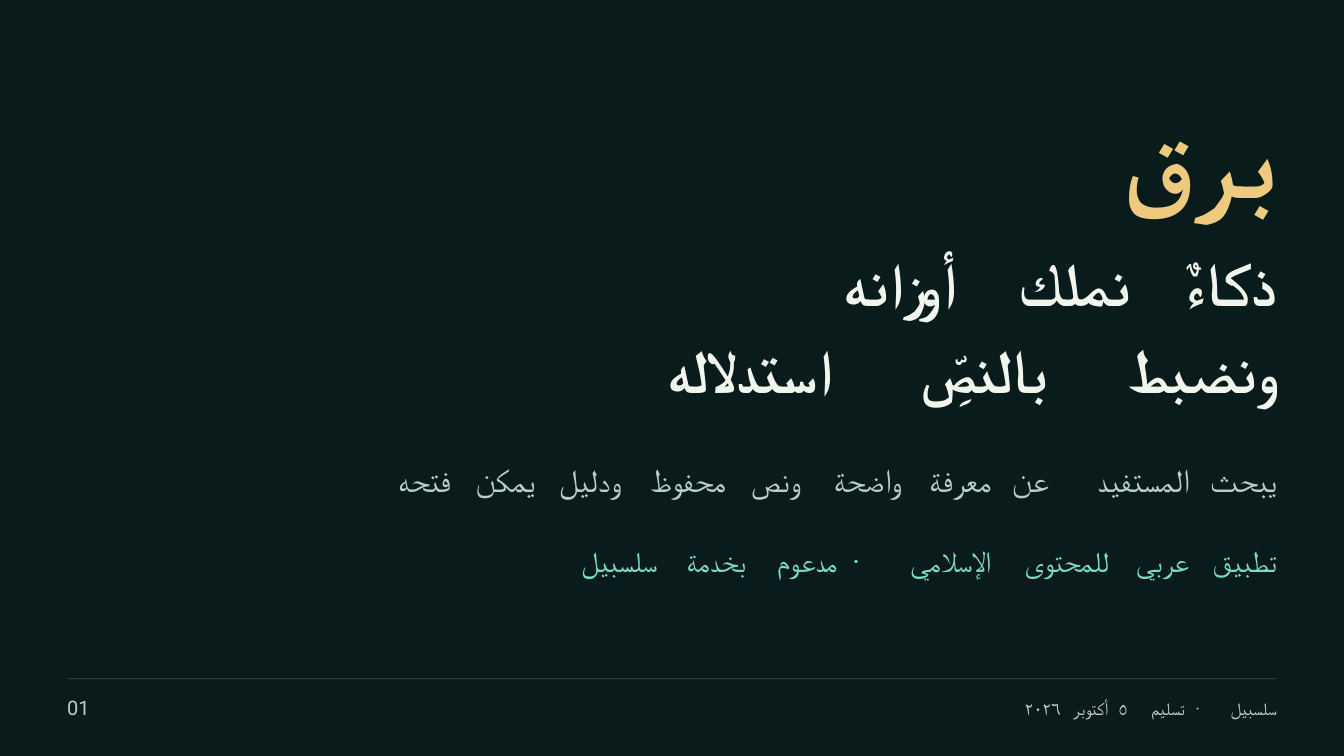
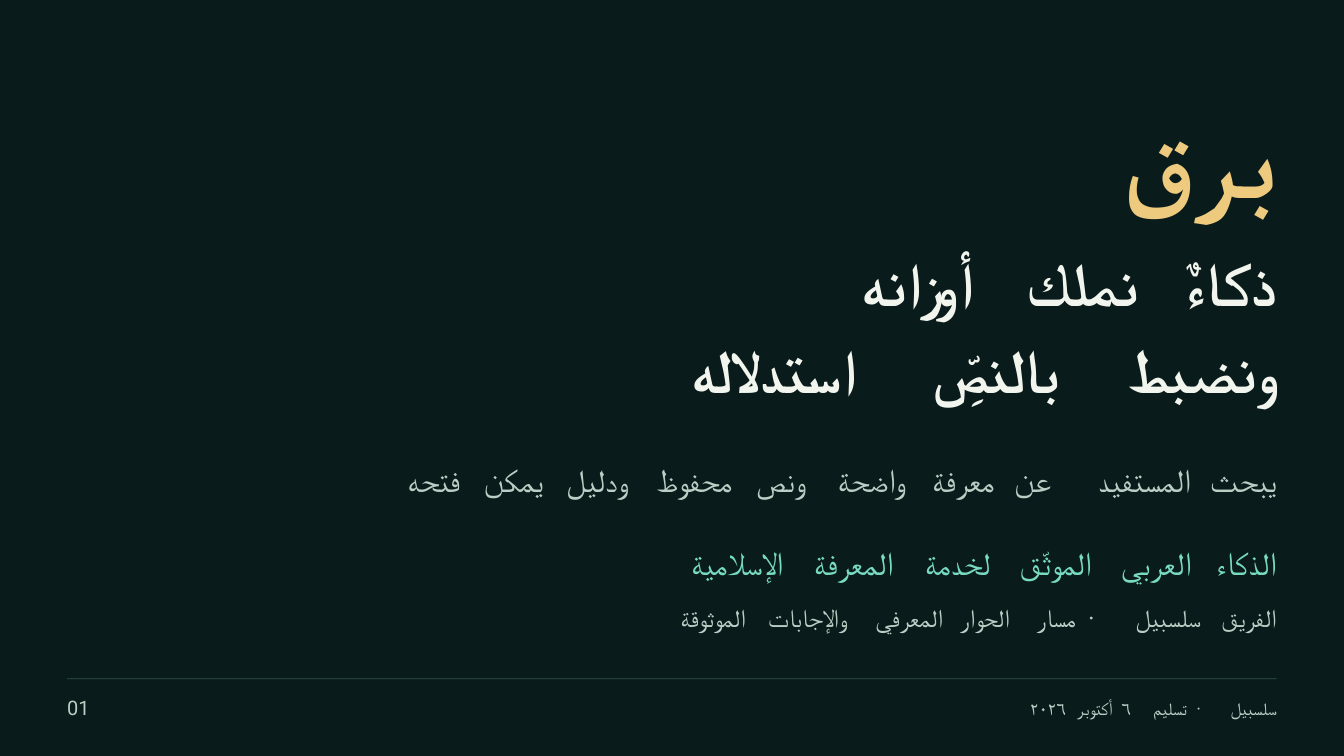
Before and after one commit to Salsabeel-AI/islamicaich, a slide deck: slide 1 of presentation/Barq_Final_AR.pptx. Drawn at 1344x756 pixels with LibreOffice and Linux fonts; fonts in the diff are those of the drawing. Boxes give left, top, right and bottom in pixels: in the first picture for what was removed or moved away, otherwise in the second. Text is boxed around its words. In the diff, an @@ line names an element or a change of style, - is before the commit and + after.

```diff
--- a/presentation/Barq_Final_AR.pptx
+++ b/presentation/Barq_Final_AR.pptx
@@ text "أوزانه": place and size @@
-text "أوزانه" at <box>844,259,958,323</box>
+text "أوزانه" at <box>861,259,975,323</box>
@@ text "نملك": place and size @@
-text "نملك" at <box>1017,264,1130,307</box>
+text "نملك" at <box>1025,264,1138,307</box>
@@ text "استدلاله": place and size @@
-text "استدلاله" at <box>667,351,833,396</box>
+text "استدلاله" at <box>691,351,857,396</box>
@@ text "بالنصِّ" rewrapped from <box>850,333,1049,444</box> to <box>873,333,1061,444</box> @@
@@ 3 texts: place and size @@
-3 texts at <box>398,469,622,500</box>
+3 texts at <box>408,469,629,500</box>
@@ 5 texts: place and size @@
-5 texts at <box>651,470,1109,720</box>
+5 texts at <box>657,470,1113,720</box>
@@ text removed at <box>687,555,746,578</box> @@
-بخدمة
@@ text at <box>691,552,783,584</box>: text changed; size 21 to 23.2 pt @@
-مدعوم
+الإسلامية
@@ text at <box>814,553,894,583</box>: text changed; size 21 to 23.2 pt @@
-·
+المعرفة
@@ text at <box>925,553,990,576</box>: text changed; size 21 to 23.2 pt @@
-الإسلامي
+لخدمة
@@ text at <box>1025,552,1109,579</box>: text changed; size 21 to 23.2 pt @@
-للمحتوى
+الموثّق
@@ text at <box>1121,553,1192,584</box>: text changed; size 21 to 23.2 pt @@
-عربي
+العربي
@@ text at <box>1217,552,1276,576</box>: text changed; size 21 to 23.2 pt @@
-تطبيق
+الذكاء
@@ text added at <box>681,610,746,633</box>, 18 pt, text #B9CEC4 @@
+الموثوقة
@@ text added at <box>768,609,848,634</box>, 18 pt, text #B9CEC4 @@
+والإجابات
@@ text added at <box>875,610,943,634</box>, 18 pt, text #B9CEC4 @@
+المعرفي
@@ text added at <box>960,610,1010,633</box>, 18 pt, text #B9CEC4 @@
+الحوار
@@ text added at <box>1037,610,1076,633</box>, 18 pt, text #B9CEC4 @@
+مسار
@@ text added at <box>1082,603,1095,655</box>, 18 pt, text #B9CEC4 @@
+·
@@ text "سلسبيل": place and size @@
-text "سلسبيل" at <box>581,552,657,579</box>
+text "سلسبيل" at <box>1136,610,1201,633</box>
@@ text "سلسبيل" at <box>1136,610,1201,633</box>: size 21 to 18 pt, text colour #78DAC1 to #B9CEC4 @@
@@ text added at <box>1221,610,1276,633</box>, 18 pt, text #B9CEC4 @@
+الفريق
@@ text at <box>1122,704,1131,715</box>: text changed @@
-٥
+٦
```
Also in this commit, not shown: 11 other slides changed, 3 slides added, 22 other files.
